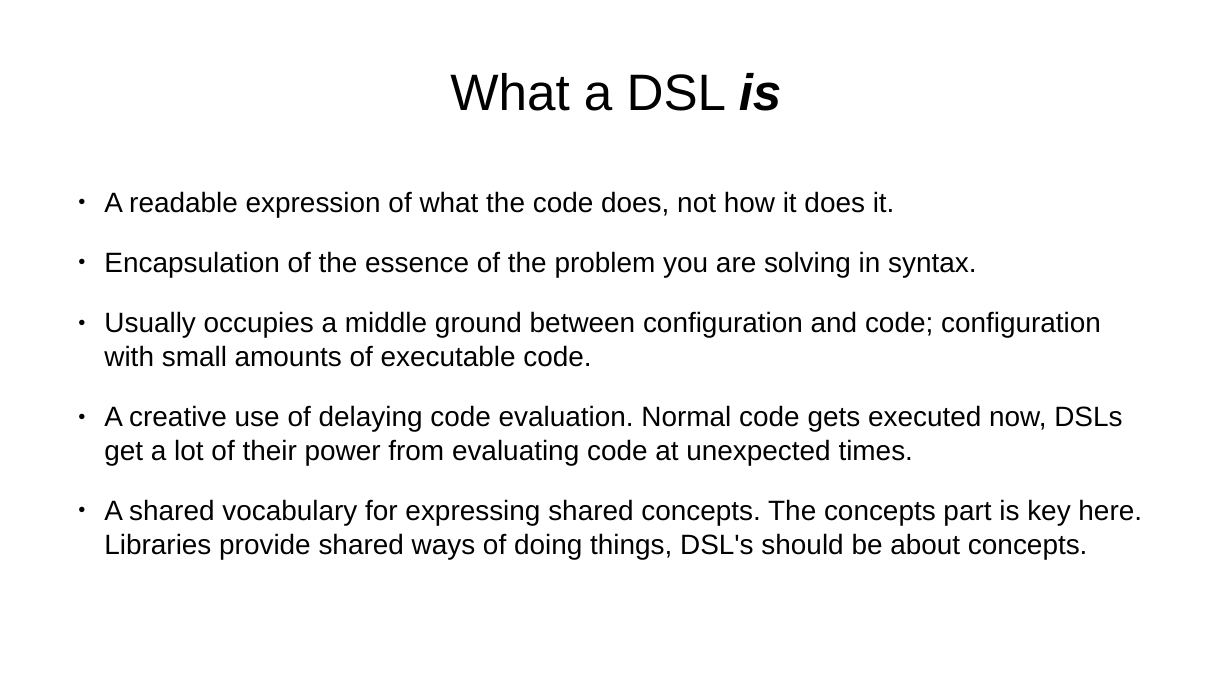
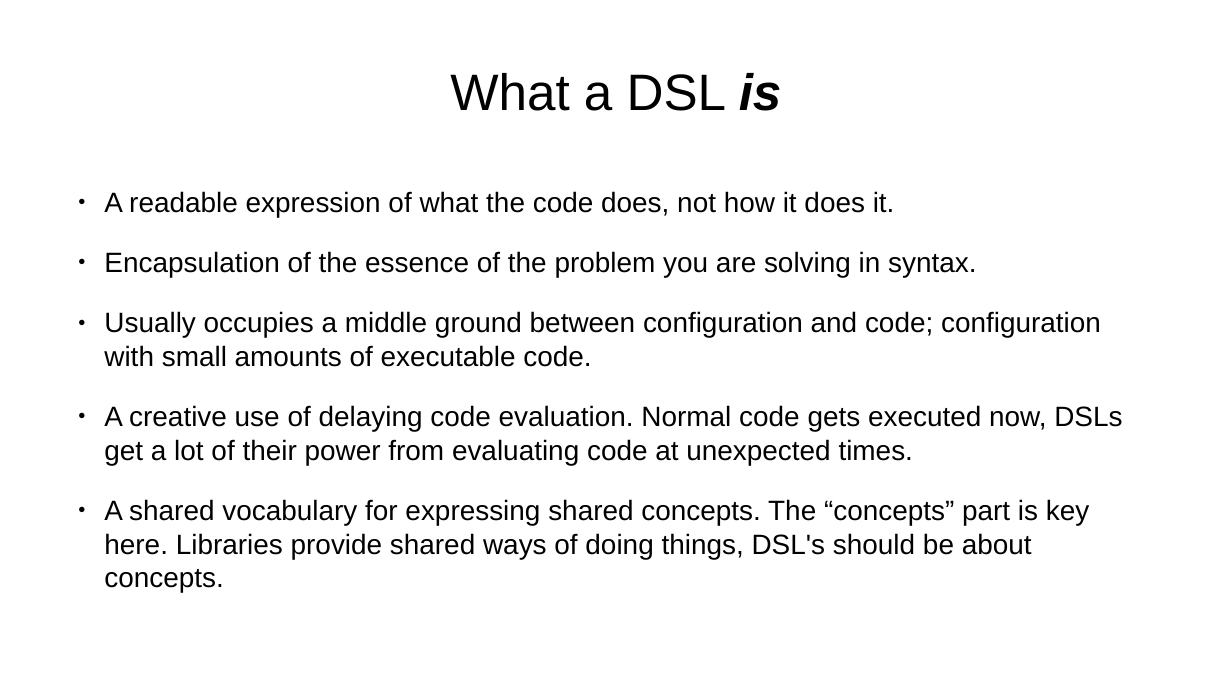
Before and after one commit to dwclark/modern-dsls, a slide deck: slide 3 of presentation.odp. Drawn at 1232x693 pixels with LibreOffice and Linux fonts; fonts in the diff are those of the drawing. Boxes give left, top, right and bottom in pixels: in the first picture for what was removed or moved away, otherwise in the second. Text is boxed around its words. In the diff, an @@ line names an element or a change of style, - is before the commit and + after.

```diff
--- a/presentation.odp
+++ b/presentation.odp
@@ text at (104,499,1089,592): text changed @@
-● A shared vocabulary for expressing shared concepts. The concepts part is key here. Libraries provide shared ways of doing things, DSL's should be about concepts.
+● A shared vocabulary for expressing shared concepts. The “concepts” part is key here. Libraries provide shared ways of doing things, DSL's should be about concepts.
```
Also in this commit, not shown: 2 other slides changed, 9 slides added, 1 other file.
